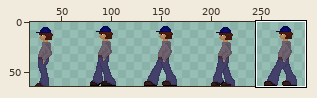
Sprite sheet, stored at assets/images/player.png. Above: a wide view before the commit, with the close-up outlined.
Close-up. First the earlier version:
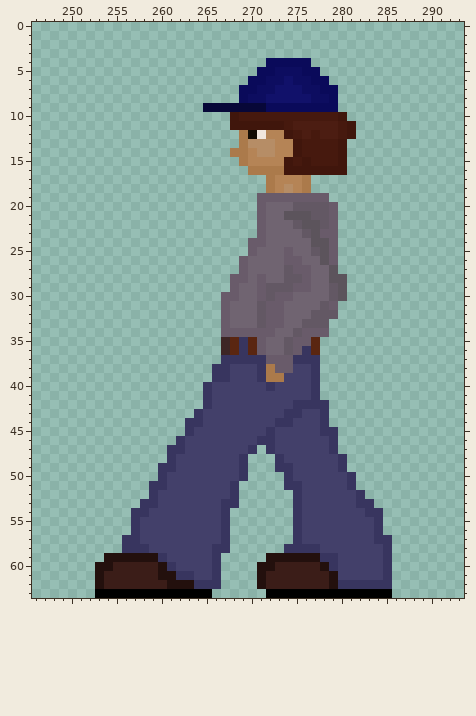
The file is 300x64 pixels. Colours within 5 levels of each other are drawn and written as one. Shown: x 246..293, y 0..63. The wide view leaves out empty margins. The commit also changed other parts of the picture, which this record leaves out.
The result:
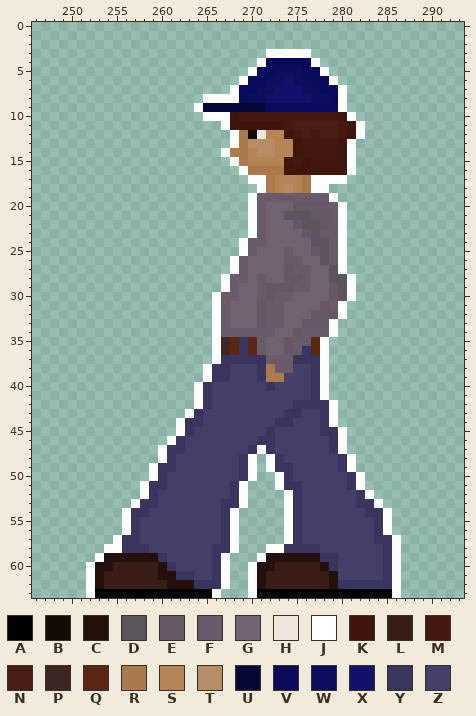
Palette (. is transparent): A #000000  B #130c04  C #23100d  D #5c545c  E #635864  F #695b6a  G #706471  H #f1e7de  J #ffffff  K #40160c  L #3b1d18  M #46190e  N #4c1d12  P #3d2625  Q #5a2611  R #ab7a4b  S #b58456  T #b68d66  U #070738  V #0a0a5a  W #0d0d60  X #11116a  Y #38355f  Z #43406a
Change:
Changed rows in their new state; - is an unchanged pixel.
first column x 252:
 3 --------------------JJJJJ----------
 4 -------------------J-----J---------
 5 ------------------J-------J--------
 6 -----------------J---------J-------
 7 ----------------J-----------J------
 8 -------------JJJJ-----------J------
 9 ------------J---------------J------
10 -------------JJJ-------------J-----
11 ---------------J--------------J----
12 ----------------J-------------J----
13 ----------------J------------J-----
14 ---------------J-------------J-----
15 ----------------J------------J-----
16 -----------------J-----------J-----
17 ------------------JJ-----JJJJ------
18 -------------------J-----JJ--------
19 ------------------J--------J-------
20 ------------------J---------J------
21 ------------------J---------J------
22 ------------------J---------J------
23 ------------------J---------J------
24 -----------------J----------J------
25 -----------------J----------J------
26 ----------------J-----------J------
27 ----------------J-----------J------
28 ---------------J-------------J-----
29 ---------------J-------------J-----
30 --------------J--------------J-----
31 --------------J-------------J------
32 --------------J-------------J------
33 --------------J------------J-------
34 --------------J------------J-------
35 --------------J-----------J--------
36 --------------J-----------J--------
37 --------------J-----------J--------
38 -------------J------------J--------
39 -------------J------------J--------
40 ------------J-------------J--------
41 ------------J-------------J--------
42 ------------J--------------J-------
43 -----------J---------------J-------
44 ----------J----------------J-------
45 ----------J-----------------J------
46 ---------J------------------J------
47 --------J----------J--------J------
48 --------J---------J-J--------J-----
49 -------J----------J-J--------J-----
50 -------J----------J--J--------J----
51 ------J----------J---J--------J----
52 ------J----------J----J--------J---
53 -----J-----------J----J---------J--
54 ----J-----------J-----J----------J-
55 ----J-----------J-----J----------J-
56 ----J-----------J-----J----------J-
57 ---J------------J-----J-----------J
58 --JJ------------J---JJ------------J
59 -J-------------J---J--------------J
60 J--------------J--J---------------J
61 J--------------J--J---------------J
62 J--------------J--J---------------J
63 J-------------J---JA--------------J
